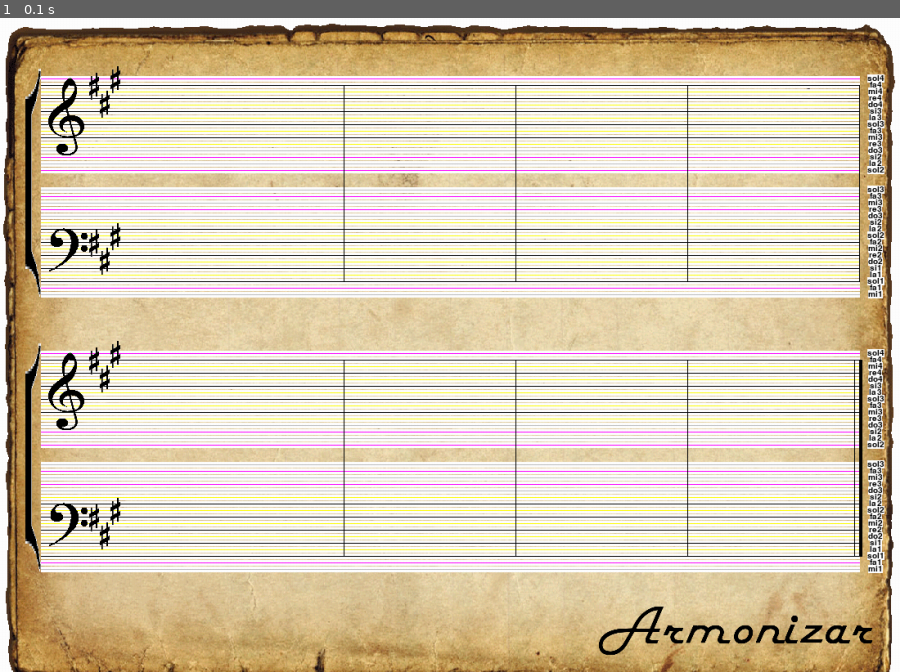
Above: before the commit, frame 1.
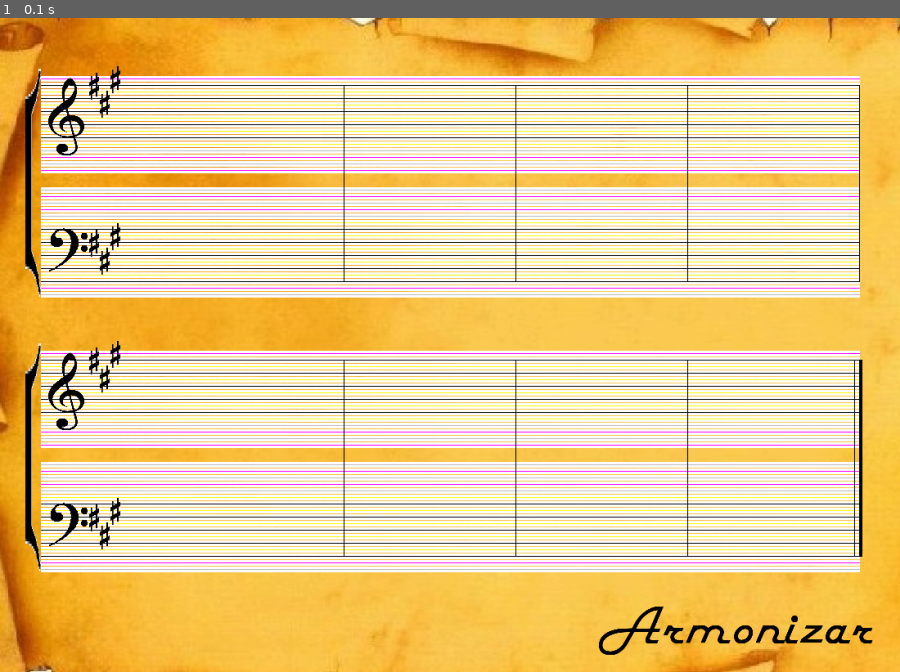
Above: after the commit, the same moment.

Repository: rbanuelos/armonizador
Game: pygame game, started from GUI/Main.py
Same seed, same stepped clock (60 frames per second), same inputs: the game is played once before the commit and once after it. The source is Python 2; it was converted automatically to run under Python 3.
Inputs:
- Up to frame 1 (0.1 s): no input

The runs differ from the first frame. In frame 1, 52% of the frame differs, in the area x 0-100%, y 0-100%.

Commit message:
se agrego un nuevo fondo

Diff:
--- a/GUI/Main.py
+++ b/GUI/Main.py
@@ -110,7 +110,7 @@
 		self.draw()
 		self.draw_claves()
 		self.draw_compases()
-		self.draw_nombre_lineas()
+		#self.draw_nombre_lineas()
 		self.draw_armadura_sostenido()
 		self.draw_boton_armonizar()
 
@@ -386,9 +386,9 @@
 		"""
 
 		#dibuja la clave de Sol
-		fullname = os.path.join('img', 'Pergamino.gif')
+		fullname = os.path.join('img', 'Pergamino.jpg')
 		image = pygame.image.load(fullname)
-		image = pygame.transform.scale(image, (1100, 850))
+		image = pygame.transform.scale(image, (1200, 800))
 		#~ image = image.convert() # Set the right pixel depth
 		#~ colorkey = image.get_at((0,0)) # Get pixel for transparent colour
 		#~ image.set_colorkey(colorkey, RLEACCEL) # Set transparent colour
@@ -916,9 +916,9 @@
 		Metodo para dibuajar en pantalla el cifrado de un acorde
 		"""
 
-		font = pygame.font.Font(None, 30)
+		font = pygame.font.Font('Fifties Regular.ttf', 30)
 		# Render the text
-		text = font.render(string, True, (0, 0, 0), (255, 255, 255, 255))
+		text = font.render(string, True, (0, 0, 0))
 		textRect = text.get_rect()
 
 		if pos_grilla > 7 :
@@ -1056,7 +1056,7 @@
 		self.draw()
 		self.draw_claves()
 		self.draw_compases()
-		self.draw_nombre_lineas()
+		#self.draw_nombre_lineas()
 		self.draw_armadura_sostenido()
 		#dibujar las figuras anteriores
 		for index in range(len(self.notas)) :
Binary file added: GUI/img/Pergamino.jpg
